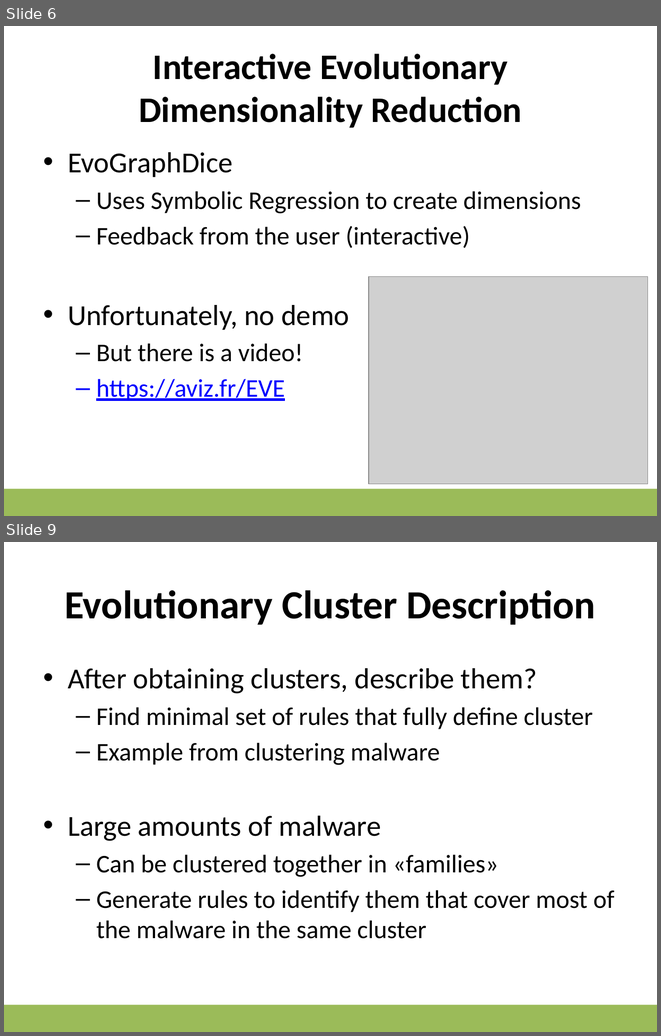
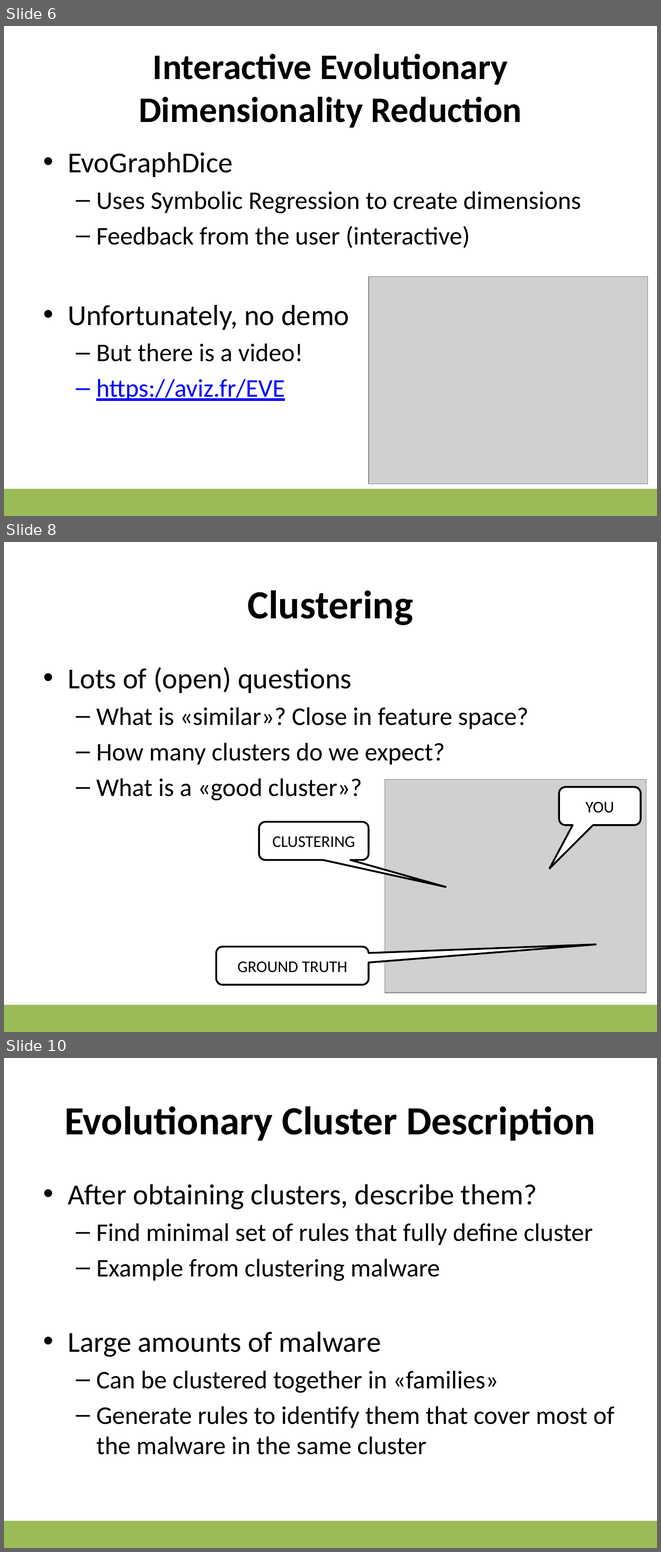
Before and after one commit to albertotonda/teaching, a slide deck: ml-subjects/Unsupervised ML.pptx. Shown one above the other, each under a label of ours: slides 6 and 9 before the commit, slides 6, 8 and 10 after it; the slides between them are not shown. The pictures are 661x1036 and 661x1552 pixels, drawn with LibreOffice and Linux fonts; fonts in the diff are those of the drawing; grey boxes stand for pictures; background and template pictures are left out. Boxes give left, top, right and bottom in pixels: in the first picture for what was removed or moved away, otherwise in the second. Text is boxed around its words. In the diff, an @@ line names an element or a change of style, - is before the commit and + after.

```diff
--- a/ml-subjects/Unsupervised ML.pptx
+++ b/ml-subjects/Unsupervised ML.pptx
@@ slide 8 added at (4,542,657,1032), background #FFFFFF; not listed: 1 template element that a slide beside it also shows @@
@@ title added at (248,590,413,625), 44 pt, text #000000, bold @@
+Clustering
@@ text added at (68,667,529,801), 28 pt, text #000000 @@
+• Lots of (open) questions
+  – What is «similar»? Close in feature space?
+  – How many clusters do we expect?
+  – What is a «good cluster»?
@@ picture added at (385,779,646,992) @@
@@ rounded speech box added at (559,787,641,824), fill #FFFFFF, outline #000000 2 pt, 18 pt, text #000000 @@
+YOU
@@ rounded speech box added at (258,821,368,859), fill #FFFFFF, outline #000000 2 pt, 18 pt, text #000000 @@
+CLUSTERING
@@ rounded speech box added at (216,946,368,984), fill #FFFFFF, outline #000000 2 pt, 18 pt, text #000000 @@
+GROUND TRUTH
@@ what was slide 9 is now slide 10 @@
```
Also in this commit, not shown: 1 slide changed, 2 other slides added, 2 slides removed, 3 other files.
